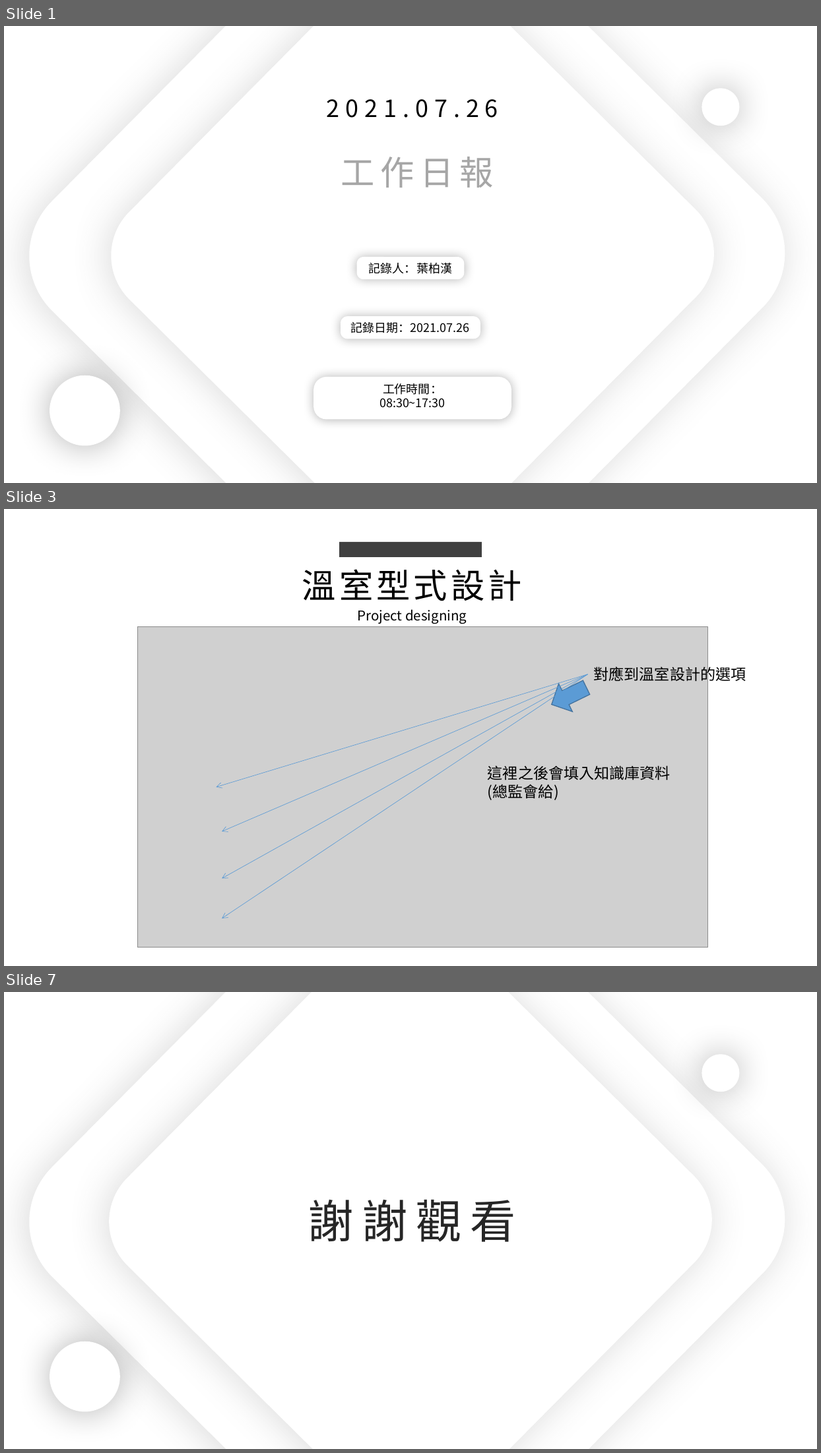
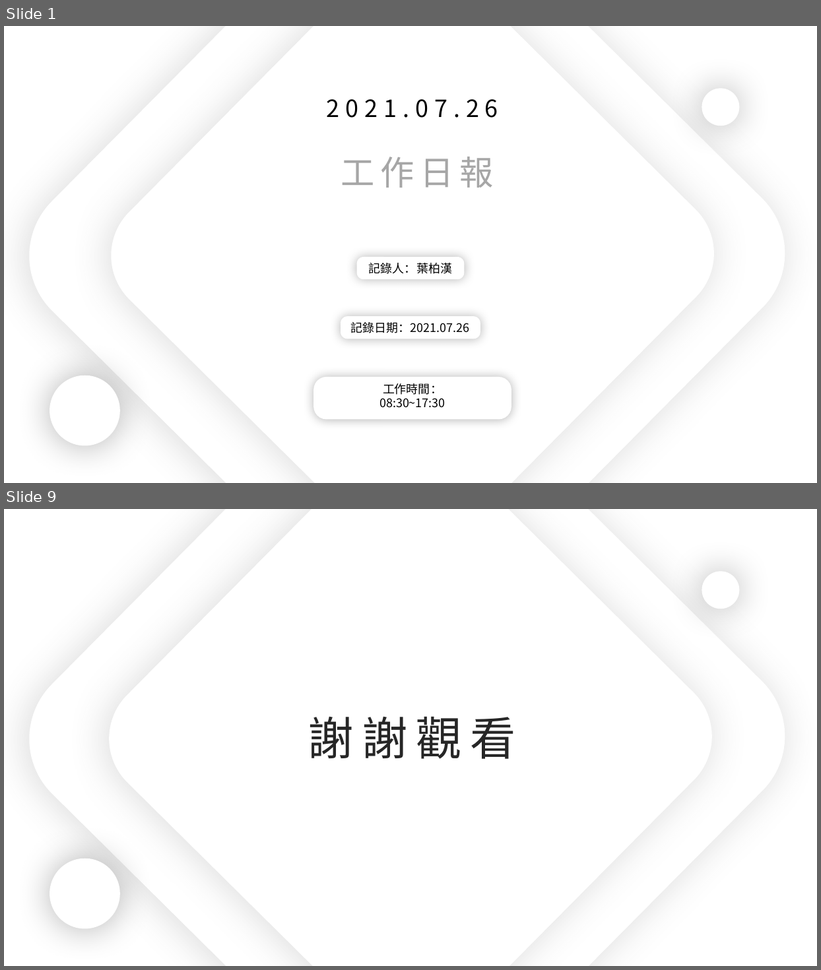
Before and after one commit to king637324/KnowledgeGreenhouseSystem, a slide deck: 工作日報_葉柏漢/2021.07/2021.07.26工作日報_葉柏漢.pptx. Shown one above the other, each under a label of ours: slides 1, 3 and 7 before the commit, slides 1 and 9 after it; the slides between them are not shown. The pictures are 821x1453 and 821x970 pixels, drawn with LibreOffice and Linux fonts; fonts in the diff are those of the drawing; grey boxes stand for pictures. Boxes give left, top, right and bottom in pixels: in the first picture for what was removed or moved away, otherwise in the second. Text is boxed around its words. In the diff, an @@ line names an element or a change of style, - is before the commit and + after.

```diff
--- a/工作日報_葉柏漢/2021.07/2021.07.26工作日報_葉柏漢.pptx
+++ b/工作日報_葉柏漢/2021.07/2021.07.26工作日報_葉柏漢.pptx
@@ slide 3 removed at (4, 509, 817, 966), background #FFFFFF @@
@@ rectangle removed at (339, 542, 482, 557) @@
@@ text removed at (302, 569, 522, 601) @@
-溫室型式設計
@@ picture removed at (137, 626, 708, 948) @@
@@ text removed at (358, 609, 467, 624) @@
-Project designing
@@ text removed at (594, 665, 746, 684) @@
-對應到溫室設計的選項
@@ arrow removed from (587, 674) to (217, 787) @@
@@ arrow removed from (587, 674) to (222, 832) @@
@@ arrow removed from (587, 674) to (222, 879) @@
@@ arrow removed from (587, 674) to (222, 919) @@
@@ right arrow removed at (545, 673, 594, 718) @@
@@ text removed at (488, 766, 671, 801) @@
-這裡之後會填入知識庫資料(總監會給)
@@ what was slide 7 is now slide 9 @@
```
Also in this commit, not shown: 3 slides changed, 4 slides added, 1 other slide removed, 5 other files.
